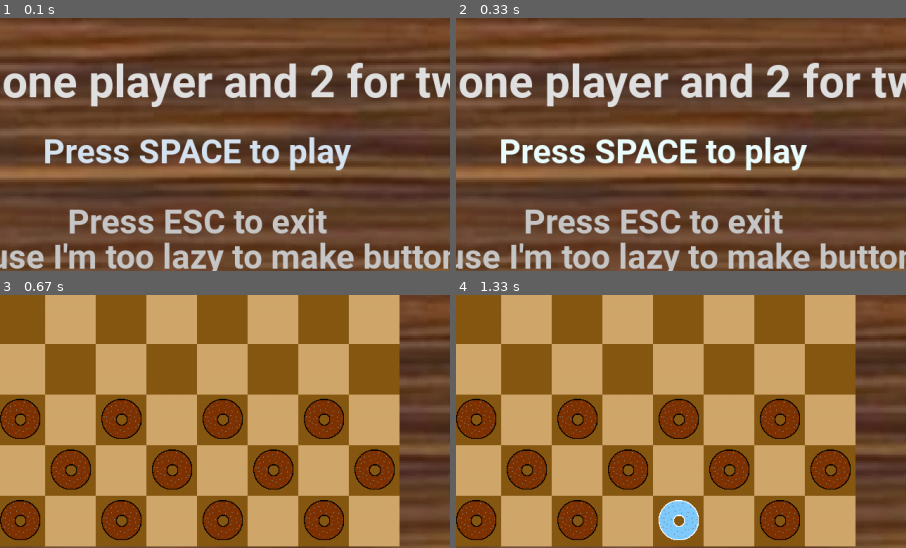
Above: before the commit, frames 1-4 (two rows, left to right).
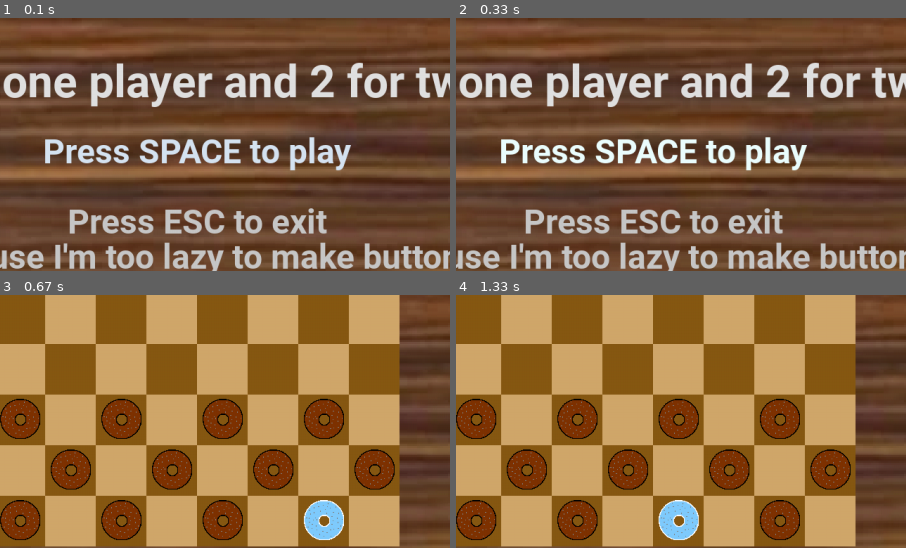
Above: after the commit, the same moments.

Repository: SeriousGuy888/pygame-checkers
Game: pygame game, started from __main__.py
Two runs of this game, one before a commit and one after it. Both use one fixed random seed, a clock stepped at 60 frames per second and the inputs below.
Inputs (mouse positions are % of the whole screen's width and height, from its top left):
- Up to frame 1 (0.1 s): no input
- Up to frame 2 (0.33 s): no input
- Up to frame 3 (0.67 s): tap Space at 0.33 s
- Up to frame 4 (1.33 s): press the mouse at (54, 83) at 1.2 s; move the mouse to (36, 57) at 1.3 s
The pictures show only the part of the screen within x 28-78%, y 40-90%; the shares and areas given below are measured in that part.

Frames 1-2 are identical in both runs. In frame 3, 1.1% of the frame differs, in the area x 67-77%, y 81-97%; in frame 4, nothing differs.

Commit message:
im not really sure what i did here

Diff:
--- a/__main__.py
+++ b/__main__.py
@@ -107,6 +107,7 @@
                     if event.key == K_SPACE:
                         game_state = 1
                         spawn_sprites.spawn_sprites()
+                        minimax.minimax(pieces, 0, 1, 1, False)
                     if event.key == K_ESCAPE:
                         RUNNING = False
                     if event.key == K_1:
--- a/checkers_classes/piece.py
+++ b/checkers_classes/piece.py
@@ -25,7 +25,7 @@
         the_screen = main.pygame.display.get_surface() # get the screen variable i think
         self.area = the_screen.get_rect()
 
-    def move_piece(self):
+    def move_piece(self, ai_player=False):
         # updates the y_moves
         self.y_move = self.y + (1 - (self.team * 2))
         self.jump_y_move = self.y_move + (1 - (self.team * 2))
@@ -66,12 +66,15 @@
                 if loop_piece.team != self.team and self.x - 2 >= 1 and self.backwards_jump_y_move not in [0, 9]: # If the piece that is blocking the path is on the other team, then
                     checking_jumps = loop_piece.can_be_jumped(-2, self, self.backwards_jump_y_move) # Checks if the piece in the path can be jumped
 
-        self.add_ghost_pieces(can_move_right, can_move_left, can_move_back_right, can_move_back_left)
+        if not ai_player:
+            self.add_ghost_pieces(can_move_right, can_move_left, can_move_back_right, can_move_back_left)
 
-        if self.jump_count > 0 and not checking_jumps: # if it can't jump anymore
-            self.jump_count = 0
-            main.turn = [1, 0][self.team]
-            self.selected = False
+            if self.jump_count > 0 and not checking_jumps: # if it can't jump anymore
+                self.jump_count = 0
+                main.turn = [1, 0][self.team]
+                self.selected = False
+        elif ai_player:
+            return main.pieces
 
     def add_ghost_pieces(self, can_move_right, can_move_left, can_move_back_right, can_move_back_left):
         if can_move_right and self.jump_count < 1: # if it can move right and it hasnt jumped
--- a/functions/minimax.py
+++ b/functions/minimax.py
@@ -2,12 +2,15 @@
 
 # position will be the value of the position
 def minimax(position, depth, alpha, beta, maximizing_player):
+    print(position, depth, alpha, beta, maximizing_player)
     if depth == 0 or main.winner in (0, 1):
         for loop_piece in main.pieces:
-            loop_piece.move_piece()
+            print(loop_piece.move_piece(ai_player=True))
 
-    # if maximizing_player:
-    #     max_eval = -main.math.inf
+    if maximizing_player:
+        max_eval = -main.math.inf
+    else:
+        min_eval = main.math.inf
 
 
 
